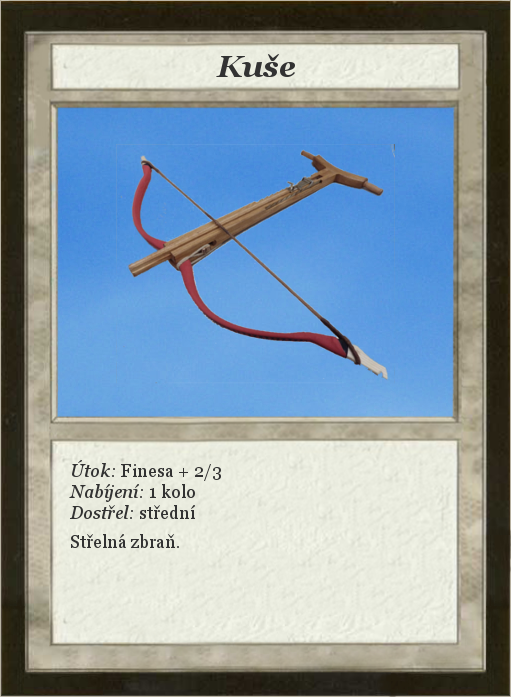
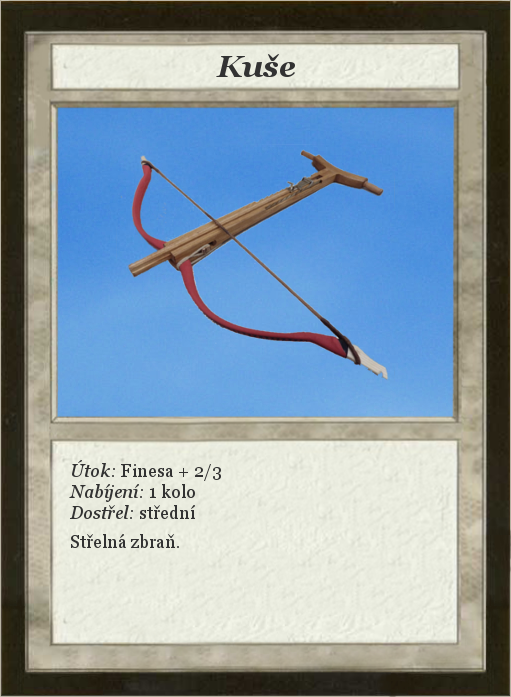
Comparing the layer stacks of the two 511×697 images. Changes:
painted on "Gastraphetes2.jpg" over [116, 144, 395, 384]
